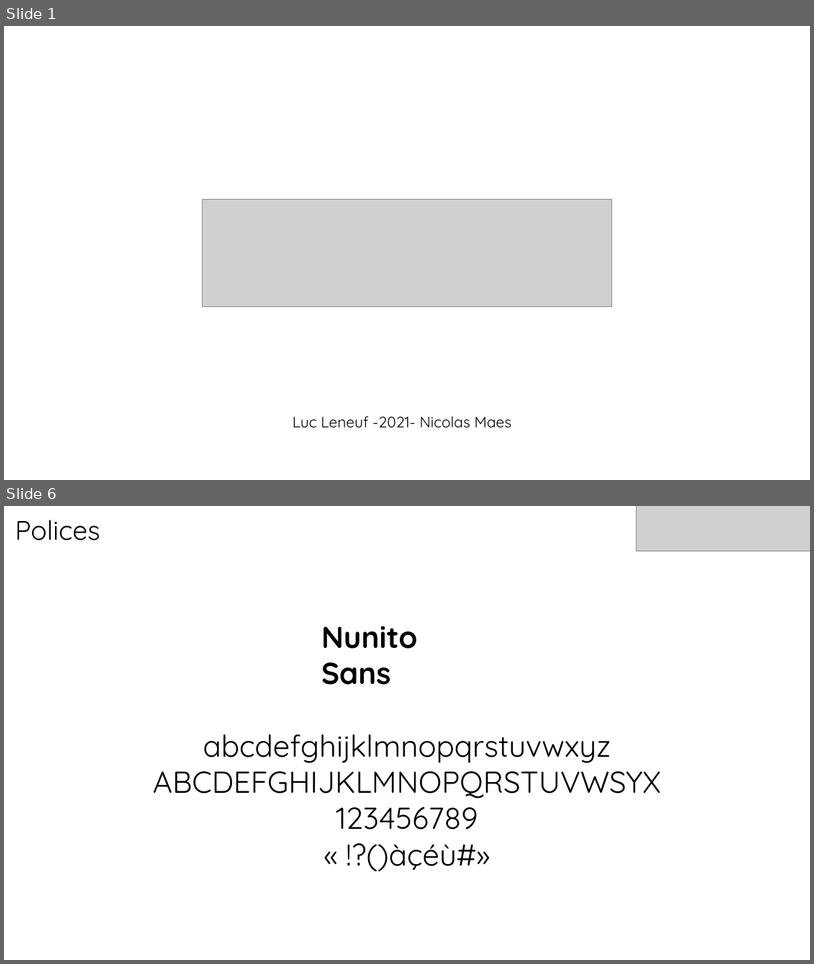
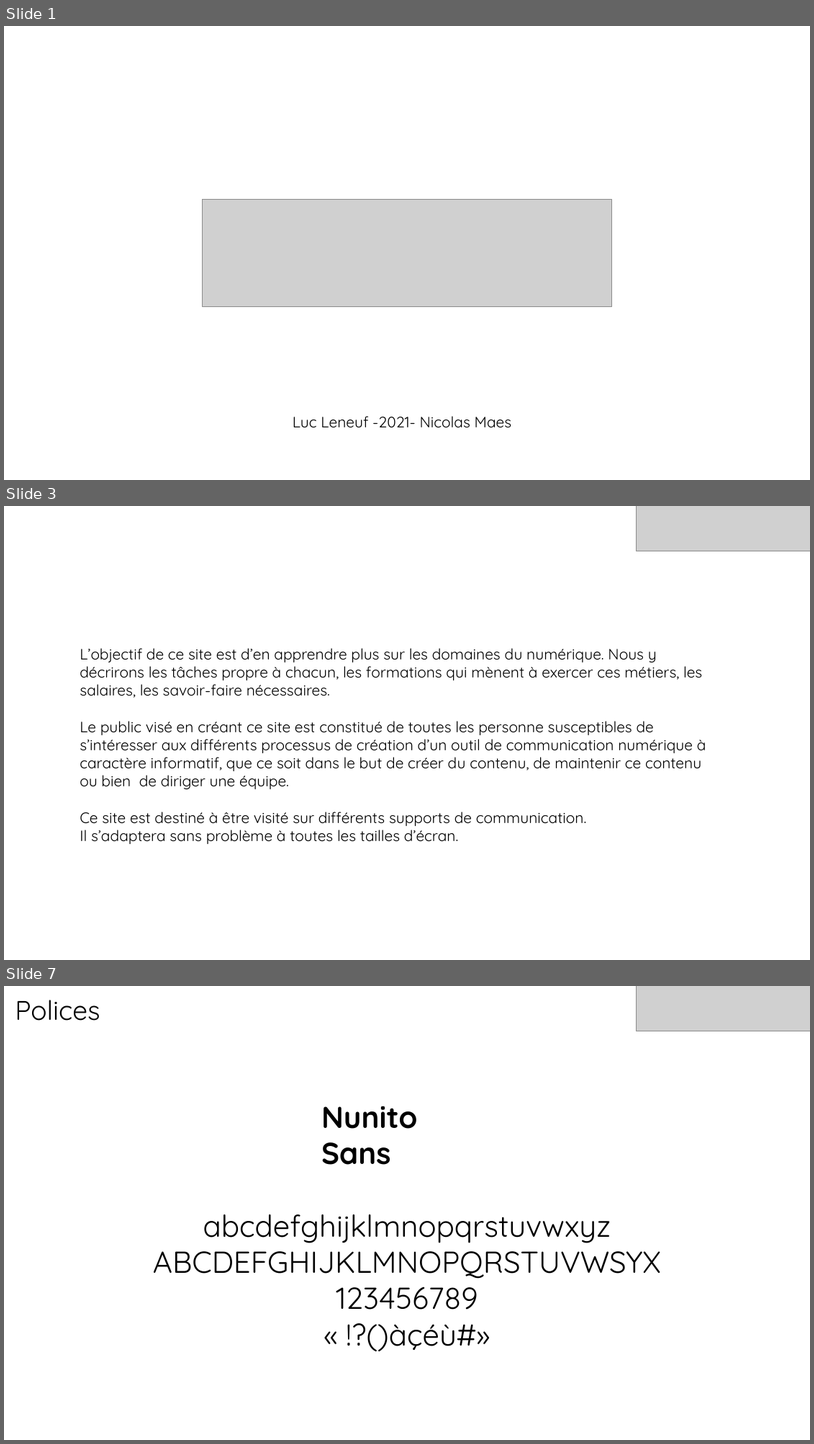
Before and after one commit to Nicolasmaes/unseen, a slide deck: dossier de conception.pptx. Shown one above the other, each under a label of ours: slides 1 and 6 before the commit, slides 1, 3 and 7 after it; the slides between them are not shown. The pictures are 814x964 and 814x1444 pixels, drawn with LibreOffice and Linux fonts; fonts in the diff are those of the drawing; grey boxes stand for pictures. Boxes give left, top, right and bottom in pixels: in the first picture for what was removed or moved away, otherwise in the second. Text is boxed around its words. In the diff, an @@ line names an element or a change of style, - is before the commit and + after.

```diff
--- a/dossier de conception.pptx
+++ b/dossier de conception.pptx
@@ slide 3 added at (x1=4, y1=506, x2=810, y2=960), background #FFFFFF @@
@@ picture added at (x1=637, y1=506, x2=810, y2=551) @@
@@ text added at (x1=80, y1=648, x2=707, y2=844), 18 pt, text #000000 @@
+L’objectif de ce site est d’en apprendre plus sur les domaines du numérique. Nous y décrirons les tâches propre à chacun, les formations qui mènent à exercer ces métiers, les salaires, les savoir-faire nécessaires.
+Le public visé en créant ce site est constitué de toutes les personne susceptibles de s’intéresser aux différents processus de création d’un outil de communication numérique à caractère informatif, que ce soit dans le but de créer du contenu, de maintenir ce contenu ou bien de diriger une équipe.
+Ce site est destiné à être visité sur différents supports de communication.
+Il s’adaptera sans problème à toutes les tailles d’écran.
@@ what was slide 6 is now slide 7 @@
```
Also in this commit, not shown: 2 slides changed, 2 other slides added, 2 slides removed, 28 other files.
